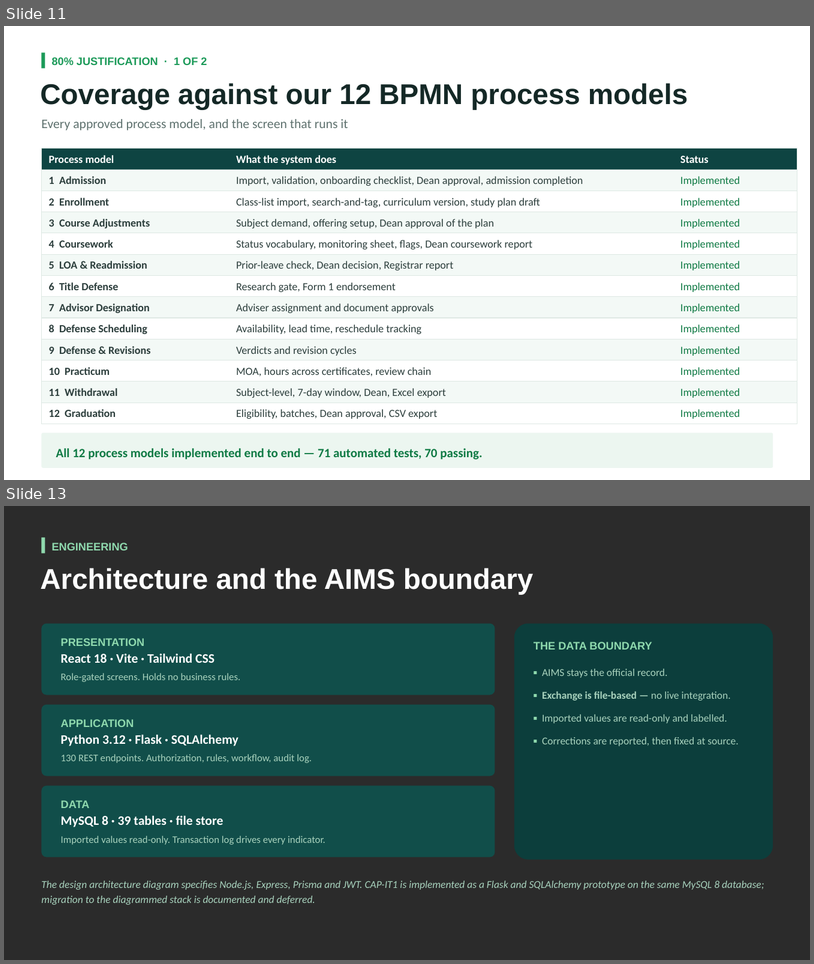
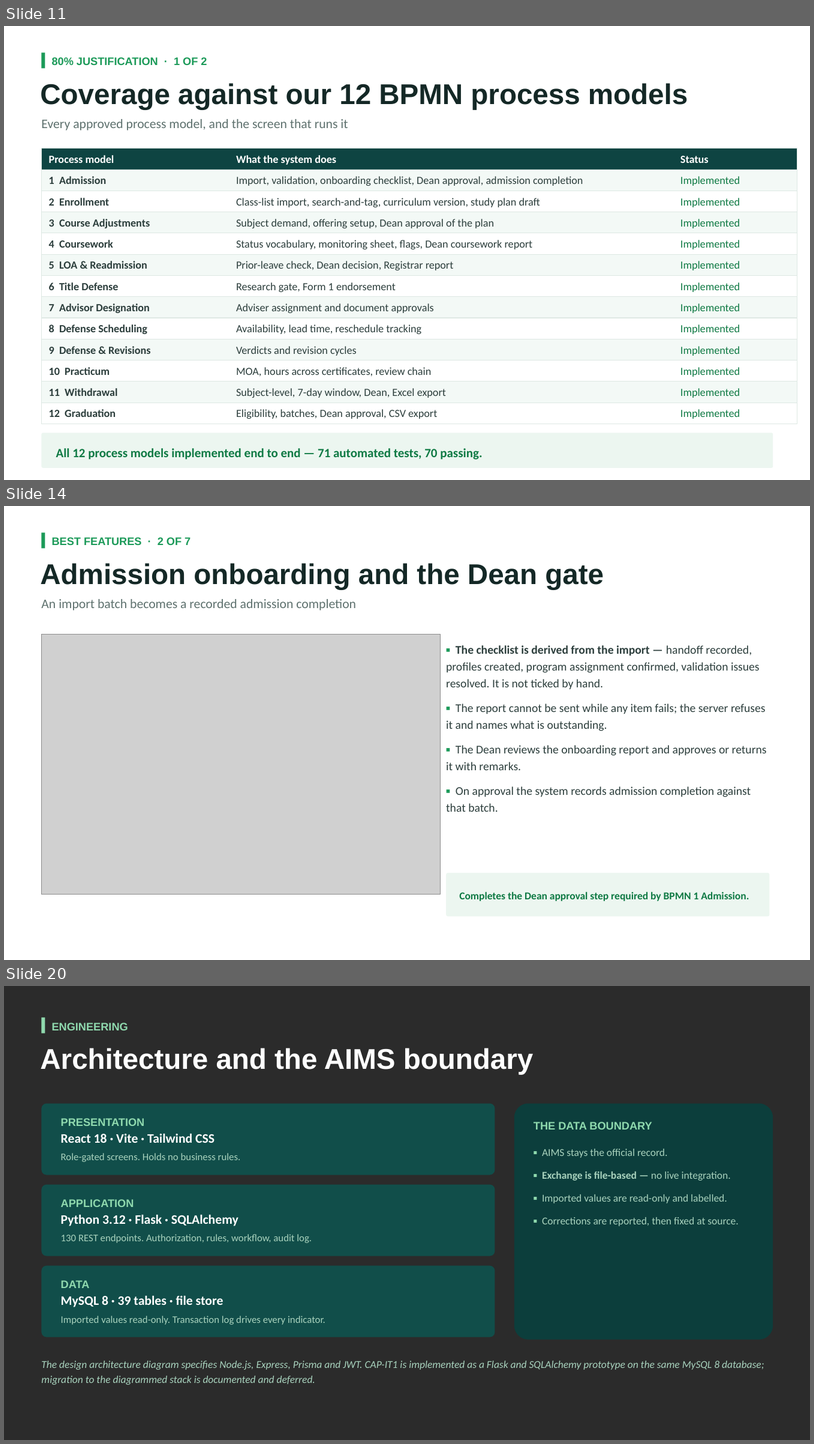
Before and after one commit to miguisanson/CAPSTONE-USLS-MVP, a slide deck: Documents/CAPSTONE_ONLY/CAP-IT1 Defense Deck.pptx. Shown one above the other, each under a label of ours: slides 11 and 13 before the commit, slides 11, 14 and 20 after it; the slides between them are not shown. The pictures are 814x964 and 814x1444 pixels, drawn with LibreOffice and Linux fonts; fonts in the diff are those of the drawing; grey boxes stand for pictures; background and template pictures are left out; a plain dark background stands for a picture behind light text. Boxes give left, top, right and bottom in pixels: in the first picture for what was removed or moved away, otherwise in the second. Text is boxed around its words. In the diff, an @@ line names an element or a change of style, - is before the commit and + after.

```diff
--- a/Documents/CAPSTONE_ONLY/CAP-IT1 Defense Deck.pptx
+++ b/Documents/CAPSTONE_ONLY/CAP-IT1 Defense Deck.pptx
@@ slide 14 added at (4,506,810,960), background picture (left out) @@
@@ rectangle added at (42,532,45,549), fill #1C9A59 @@
@@ text added at (52,537,191,545), 13 pt, text #1C9A59, bold @@
+BEST FEATURES · 2 OF 7
@@ text added at (40,563,604,589), 34 pt, text #142826, bold @@
+Admission onboarding and the Dean gate
@@ text added at (41,599,356,610), 15.5 pt, text #5E716E @@
+An import batch becomes a recorded admission completion
@@ picture added at (42,634,441,894) @@
@@ text added at (446,645,767,811), 14 pt, text #2C3E3C @@
+▪ The checklist is derived from the import — handoff recorded, profiles created, program assignment confirmed, validation issues resolved. It is not ticked by hand.
+▪ The report cannot be sent while any item fails; the server refuses it and names what is outstanding.
+▪ The Dean reviews the onboarding report and approves or returns it with remarks.
+▪ On approval the system records admission completion against that batch.
@@ rounded rectangle added at (446,873,770,916), fill #ECF6F0 @@
@@ text added at (459,891,749,901), 12.5 pt, text #0F7A44, bold @@
+Completes the Dean approval step required by BPMN 1 Admission.
@@ what was slide 13 is now slide 20 @@
```
Also in this commit, not shown: 1 slide changed, 6 other slides added, 1 other file.
